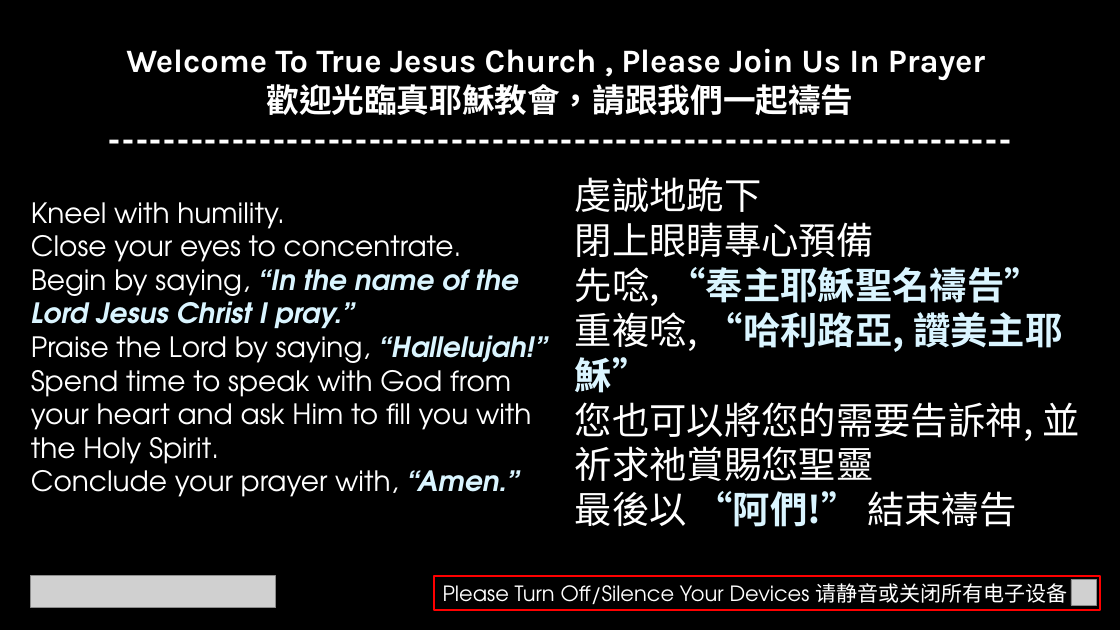
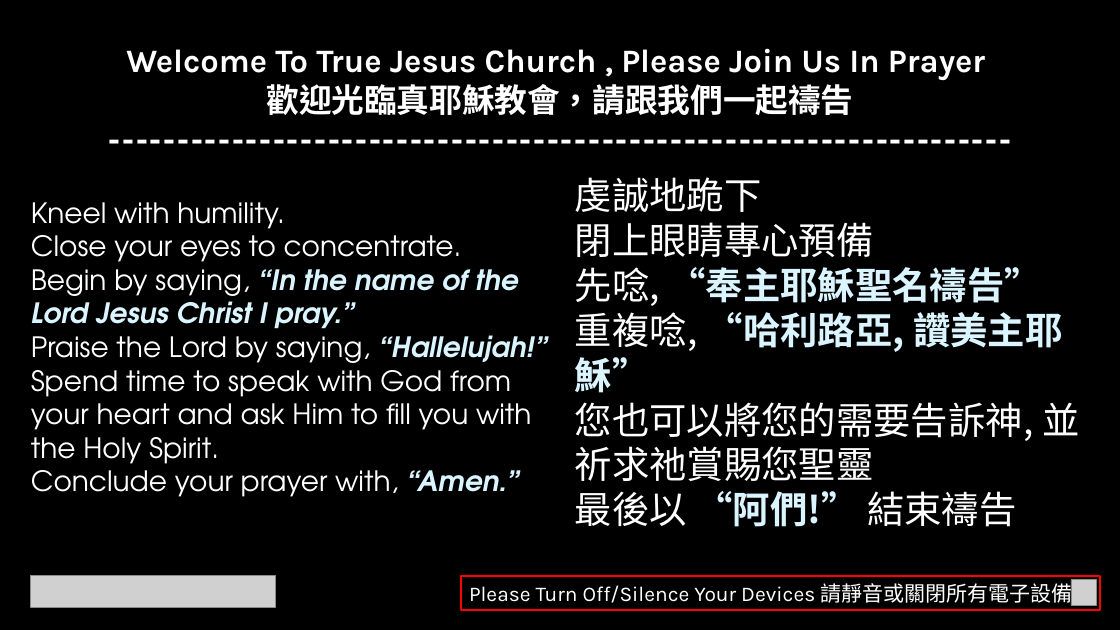
Before and after one commit to calebchanwy/tjc-powerpoint, a slide deck: slide 6 of TJCPowerPoint/Resources/ServiceWidescreen.pptx. Drawn at 1120x630 pixels with LibreOffice and Linux fonts; fonts in the diff are those of the drawing; grey boxes stand for pictures. Boxes give left, top, right and bottom in pixels: in the first picture for what was removed or moved away, otherwise in the second. Text is boxed around its words. In the diff, an @@ line names an element or a change of style, - is before the commit and + after.

```diff
--- a/TJCPowerPoint/Resources/ServiceWidescreen.pptx
+++ b/TJCPowerPoint/Resources/ServiceWidescreen.pptx
@@ rectangle "Please Turn Off/Silence Your Devices ...": place and size @@
-rectangle "Please Turn Off/Silence Your Devices ..." at [434, 576, 1101, 610]
+rectangle "Please Turn Off/Silence Your Devices ..." at [461, 576, 1101, 610]
@@ text in rectangle at [469, 580, 1073, 606]: text changed; font TeX Gyre Adventor to Karla @@
-Please Turn Off/Silence Your Devices 请静音或关闭所有电子设备
+Please Turn Off/Silence Your Devices 請靜音或關閉所有電子設備
```
Also in this commit, not shown: 7 other slides changed, 17 other files.
